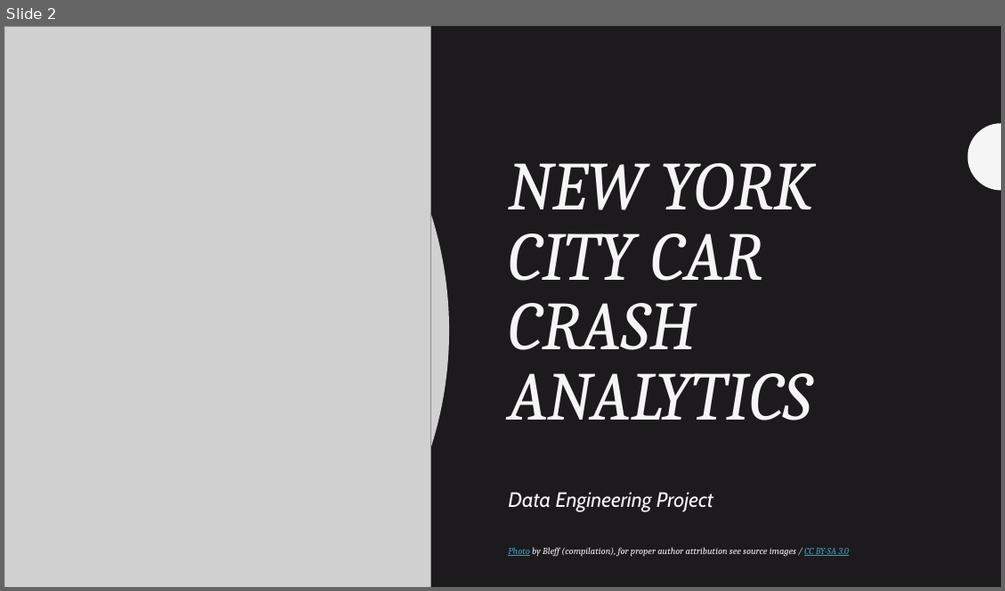
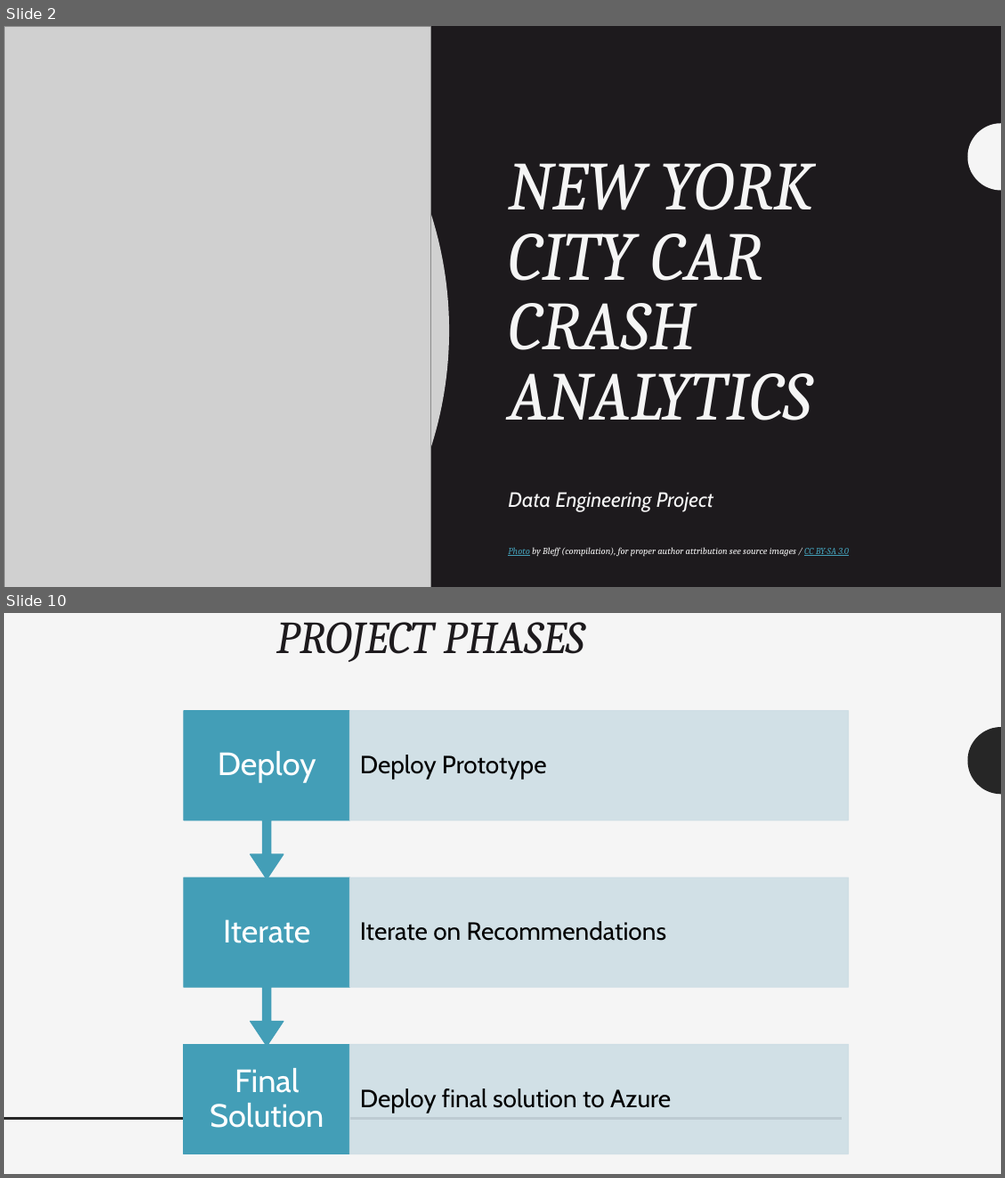
Before and after one commit to acquayefrank/nyc-crashes, a slide deck: documents/final_presentation.pptx. Shown one above the other, each under a label of ours: slide 2 before the commit, slides 2 and 10 after it; the slides between them are not shown. The pictures are 1005x591 and 1005x1178 pixels, drawn with LibreOffice and Linux fonts; fonts in the diff are those of the drawing; grey boxes stand for pictures. Boxes give left, top, right and bottom in pixels: in the first picture for what was removed or moved away, otherwise in the second. Text is boxed around its words. In the diff, an @@ line names an element or a change of style, - is before the commit and + after.

Commit message:
completed project .. I think

```diff
--- a/documents/final_presentation.pptx
+++ b/documents/final_presentation.pptx
@@ slide 10 added at <box>4,613,1001,1174</box>, background #F5F5F5 @@
@@ title added at <box>276,622,585,662</box>, 44 pt, text #1D1A1D, italic @@
+PROJECT PHASES
@@ freeform shape added at <box>968,727,1001,794</box>, fill #262626 @@
@@ group added at <box>184,711,849,1153</box>: 6 texts, 4 rectangles, 2 up arrow callouts @@
+Final Solution
+Deploy final solution to Azure
+Iterate
+Iterate on Recommendations
+Deploy
+Deploy Prototype
@@ line added from (841, 1119) to (4, 1119), #262626 2 pt @@
```
Also in this commit, not shown: 2 slides changed, 7 other slides added, 1 slide removed, 4 other files.
